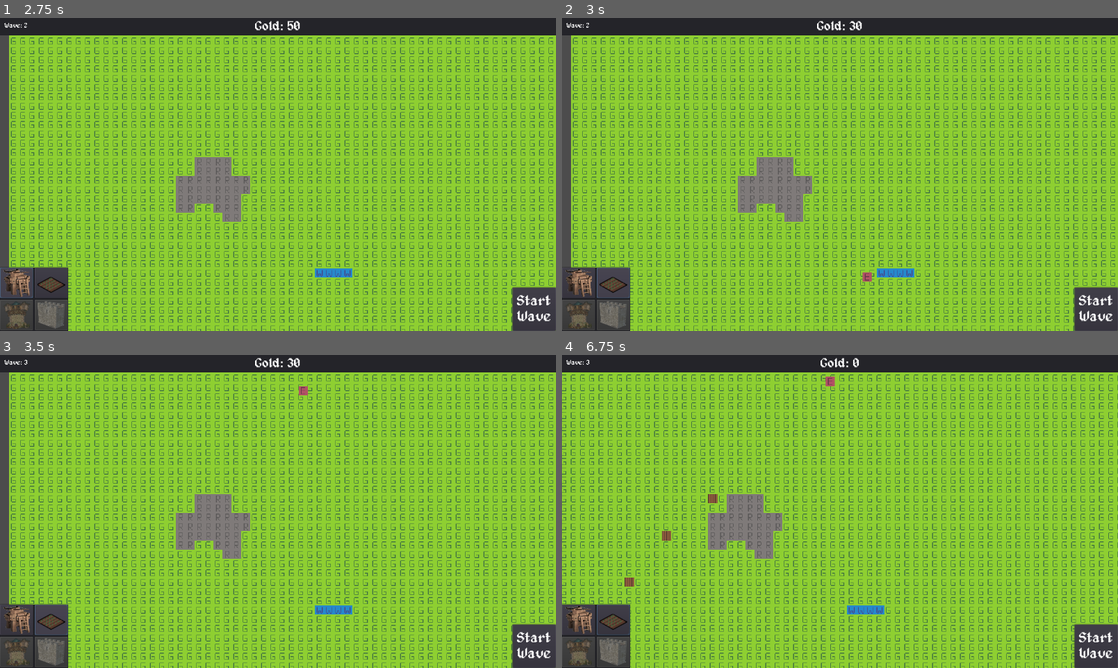
Above: before the commit, frames 1-4 (two rows, left to right).
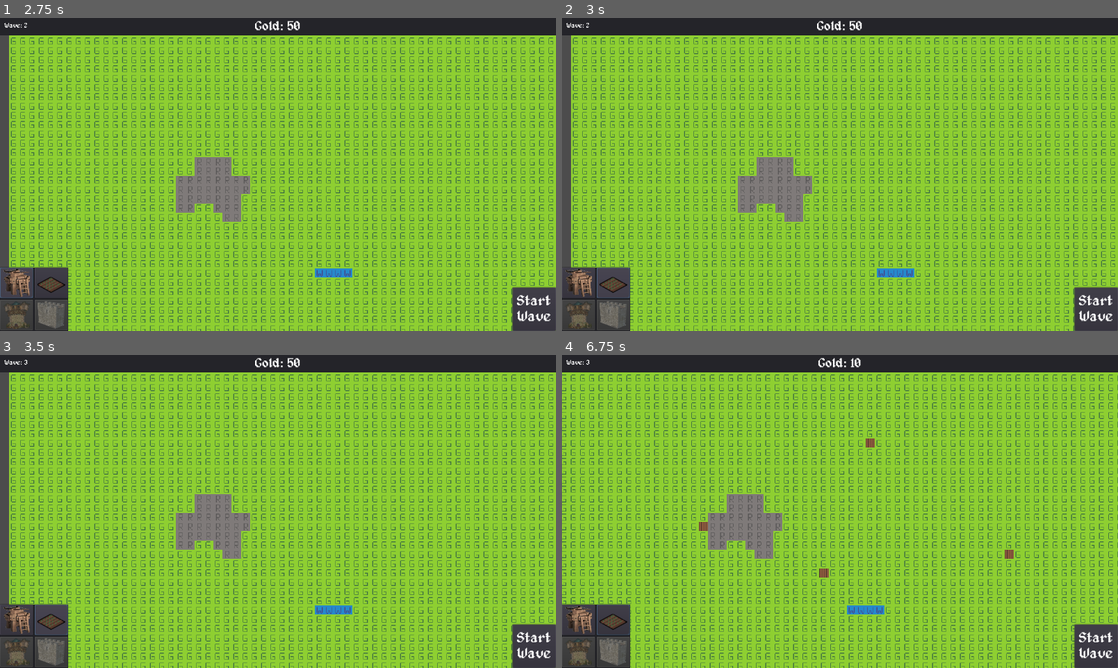
Above: after the commit, the same moments.

Repository: Joshua5437/Game-3
Game: Godot game, scene res://mainScene.tscn
Two runs of this game, one before a commit and one after it. Both use one fixed random seed, a clock stepped at 60 frames per second and the inputs below.
Inputs (mouse positions are in pixels of both pictures, inside the frame that each line leads up to):
- Up to frame 1 (2.75 s): click "Start Wave" at 0.5 s; click "Start Wave" at 1.25 s; click (16, 284) at 2 s
- Up to frame 2 (3 s): click (612, 284) at 2.75 s
- Up to frame 3 (3.5 s): no input
- Up to frame 4 (6.75 s): drag from (612, 617) to (867, 380) at 3.52 s; tap Enter at 4.25 s; drag from (728, 527) to (612, 617) at 4.27 s; move the mouse to (895, 442) at 5.02 s; hold Right (ui_right) 5.03-5.75 s; hold Q 5.03-5.75 s; click (895, 442) at 5.17 s; drag from (812, 574) to (573, 617) at 5.77 s; move the mouse to (1006, 558) at 6.52 s; hold Left (ui_left) from 6.53 s (still down); hold 2 from 6.53 s (still down); click (1006, 558) at 6.67 s

Frame 1 is identical in both runs. In frame 2, less than 0.1% of the frame differs, in the area x 51-56%, y 0-85%; in frame 3, less than 0.1%; in frame 4, 0.6%, in the area x 11-82%, y 0-74%.

Commit message:
fixed building placement when pressing buttons

Diff:
--- a/mainScene.tscn
+++ b/mainScene.tscn
@@ -32,5 +32,6 @@
 [node name="CanvasLayer" type="CanvasLayer" parent="."]
 
 [node name="mainUI" parent="CanvasLayer" instance=ExtResource( 7 )]
+mouse_filter = 2
 
 [connection signal="placed_building" from="Map" to="." method="_on_Map_placed_building"]
--- a/scripts/game.gd
+++ b/scripts/game.gd
@@ -53,17 +53,24 @@
 	elif not Input.is_key_pressed(KEY_Q) and spawn_button_pressed:
 		spawn_button_pressed = false
 
-	# Places tower on the map if mosue left button is pressed
-	if Input.is_mouse_button_pressed(BUTTON_LEFT) \
-		and map.is_building_there(global_mouse_position) \
+func _unhandled_input(event):
+	if event is InputEventMouseButton:
+		var global_mouse_position = get_global_mouse_position()
+
+		# Places tower on the map if mosue left button is pressed
+		if event.pressed and event.button_index == BUTTON_LEFT \
+			and is_valid_placement(global_mouse_position):
+
+			# Substract from balance and update UI
+			gold -= current_construction.stats.price
+			ui.update_gold_amount(gold)
+
+			map.place_building(global_mouse_position, current_construction.scene)
+
+func is_valid_placement(world_position):
+	return map.is_building_there(world_position) \
 		and current_construction != null \
-		and gold - current_construction.stats.price >= 0:
-
-		# Substract from balance and update UI
-		gold -= current_construction.stats.price
-		ui.update_gold_amount(gold)
-
-		map.place_building(global_mouse_position, current_construction.scene)
+		and gold - current_construction.stats.price >= 0
 
 func set_gold(value):
 	gold = value
